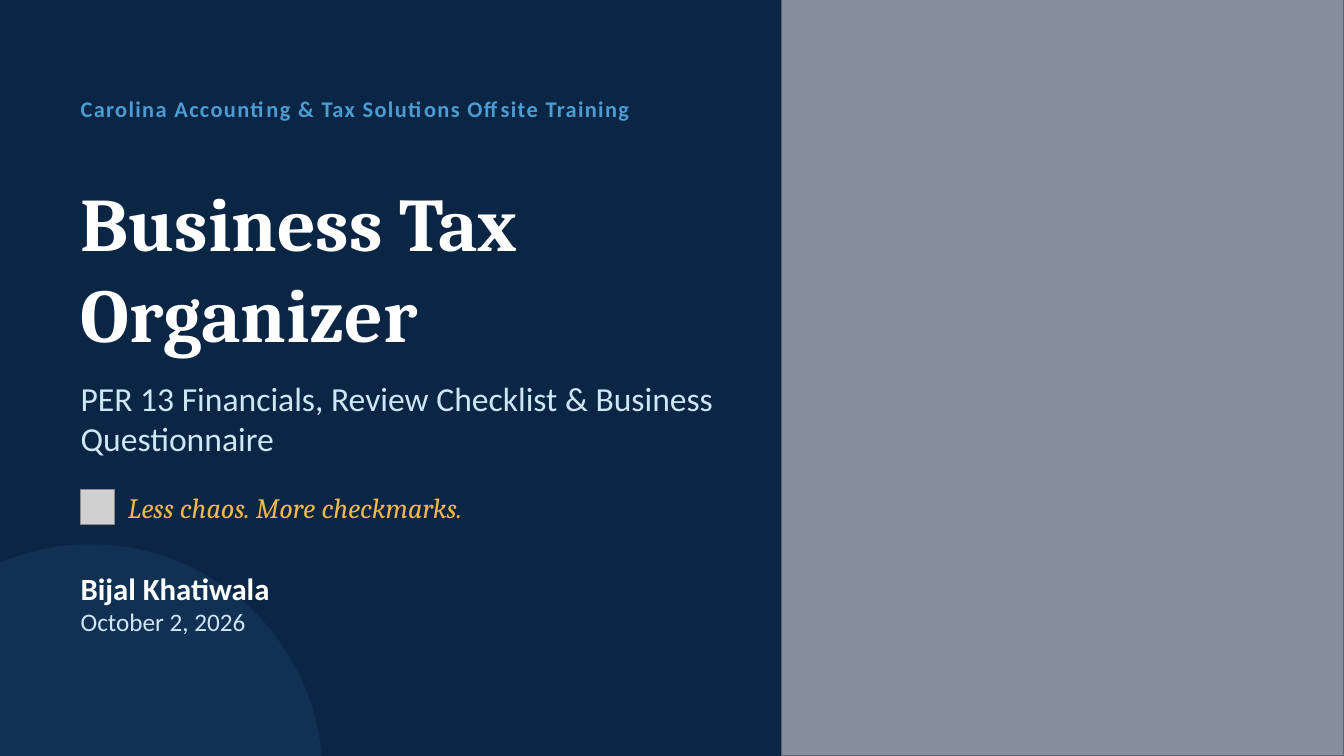
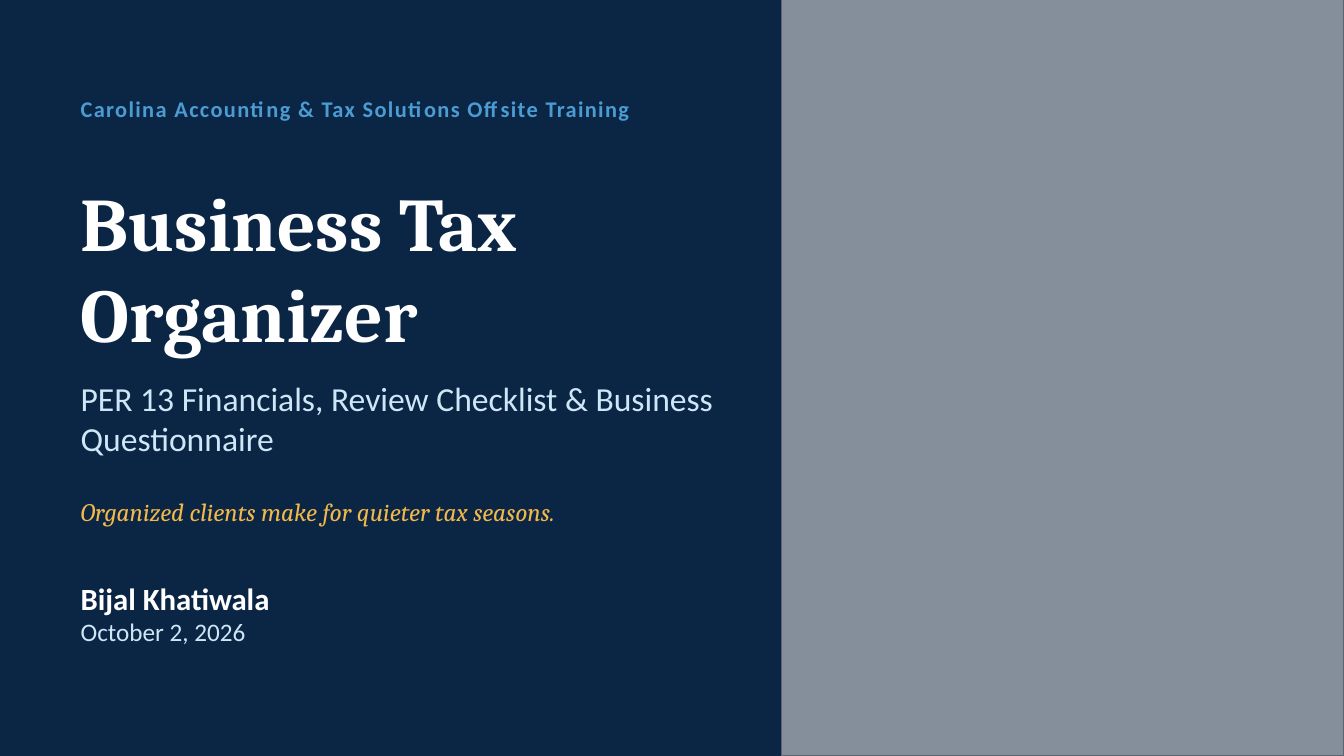
Before and after one commit to Hrishiv67/Ppapp, a slide deck: slide 1 of 2026-10-2_Presentation_-_Bijal_refreshed.pptx. Drawn at 1344x756 pixels with LibreOffice and Linux fonts; fonts in the diff are those of the drawing; grey boxes stand for pictures. Boxes give left, top, right and bottom in pixels: in the first picture for what was removed or moved away, otherwise in the second. Text is boxed around its words. In the diff, an @@ line names an element or a change of style, - is before the commit and + after.

```diff
--- a/2026-10-2_Presentation_-_Bijal_refreshed.pptx
+++ b/2026-10-2_Presentation_-_Bijal_refreshed.pptx
@@ picture removed at <box>81,490,115,524</box> @@
@@ text added at <box>81,503,554,527</box>, 18 pt, text #F2B84B, italic @@
+Organized clients make for quieter tax seasons.
@@ text removed at <box>128,498,462,519</box> @@
-Less chaos. More checkmarks.
@@ ellipse removed at <box>0,544,323,756</box> @@
@@ text "Bijal Khatiwala": place and size @@
-text "Bijal Khatiwala" at <box>81,578,270,634</box>
+text "Bijal Khatiwala" at <box>81,588,270,644</box>
```
Also in this commit, not shown: 10 other slides changed, 5 slides added, 3 slides removed.
